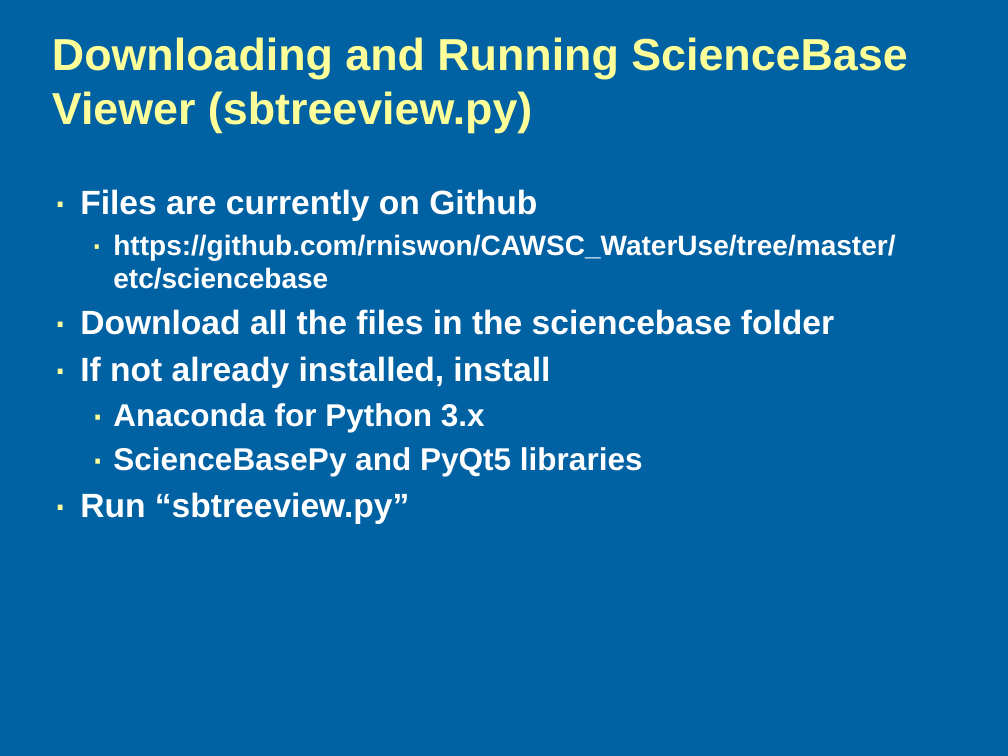
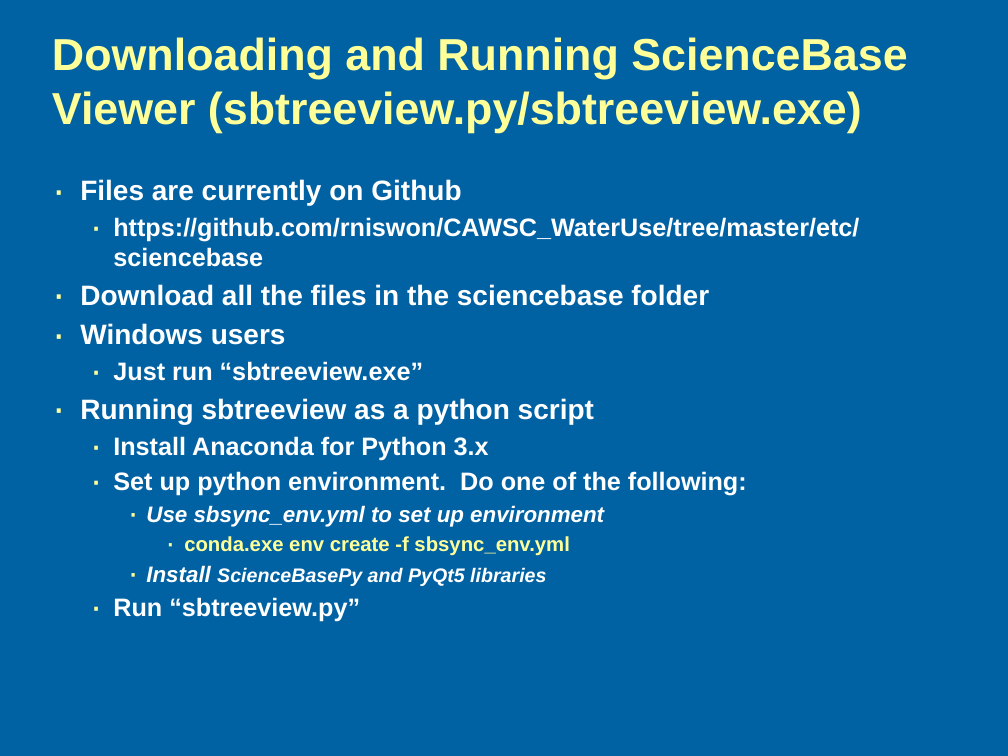
Before and after one commit to galengorski/CAWSC_WaterUse, a slide deck: slide 4 of etc/sciencebase/SBSync_Demo.pptx. Drawn at 1008x756 pixels with LibreOffice and Linux fonts; fonts in the diff are those of the drawing; background and template pictures are left out. Boxes give left, top, right and bottom in pixels: in the first picture for what was removed or moved away, otherwise in the second. Text is boxed around its words. In the diff, an @@ line names an element or a change of style, - is before the commit and + after.

```diff
--- a/etc/sciencebase/SBSync_Demo.pptx
+++ b/etc/sciencebase/SBSync_Demo.pptx
@@ title at (52,37,907,133): text changed @@
-Downloading and Running ScienceBase Viewer (sbtreeview.py)
+Downloading and Running ScienceBase Viewer (sbtreeview.py/sbtreeview.exe)
@@ text "Files are currently on Github": place and size @@
-text "Files are currently on Github" at (80,189,895,524)
+text "Files are currently on Github" at (80,179,859,622)
@@ text at (80,179,859,622): size 24 to 20 pt in "Files are currently on Github", "Download all the files in the sciencebase ..."; size 20 to 18 pt in "https://github.com/rniswon/CAWSC_WaterUse/tree/master/etc/sc ..."; size 24 to 18 pt in "Run “sbtreeview.py”"; list level 1 to 2 in "Run “sbtreeview.py”" @@
@@ text at (80,323,747,586): text changed; size 22.5 to 18 pt @@
-· If not already installed, install
-  · Anaconda for Python 3.x
-  · ScienceBasePy and PyQt5 libraries
+· Windows users
+  · Just run “sbtreeview.exe”
+· Running sbtreeview as a python script
+  · Install Anaconda for Python 3.x
+  · Set up python environment. Do one of the following:
+    · Use sbsync_env.yml to set up environment
+      · conda.exe env create -f sbsync_env.yml
+    · Install ScienceBasePy and PyQt5 libraries
```
Also in this commit, not shown: 7 other slides changed, 1 slide added.
